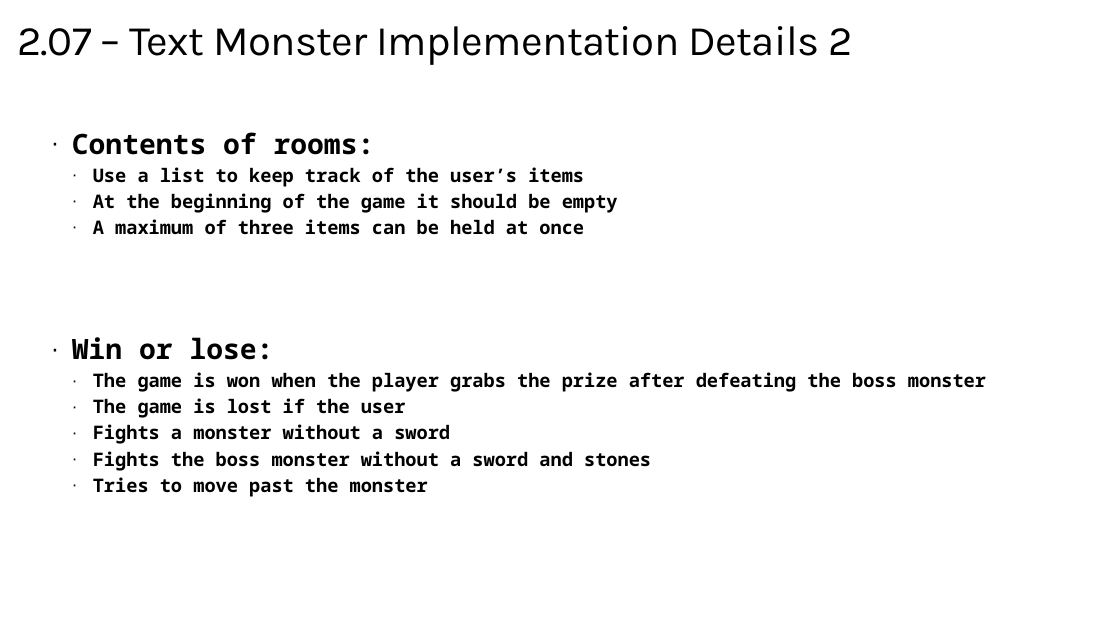
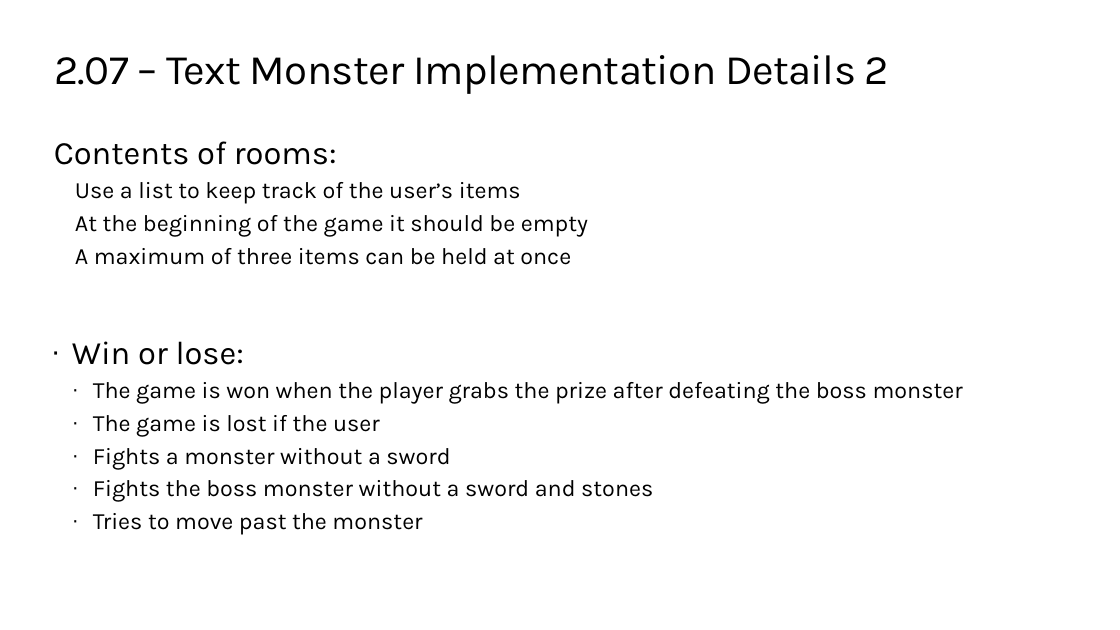
Before and after one commit to TEALSK12/2nd-semester-introduction-to-computer-science, a slide deck: slide 6 of docs/units/2_unit/slidedecks/Intro Python 2.07 TEALS.pptx. Drawn at 1120x630 pixels with LibreOffice and Linux fonts; fonts in the diff are those of the drawing; background and template pictures are left out. Boxes give left, top, right and bottom in pixels: in the first picture for what was removed or moved away, otherwise in the second. Text is boxed around its words. In the diff, an @@ line names an element or a change of style, - is before the commit and + after.

```diff
--- a/docs/units/2_unit/slidedecks/Intro Python 2.07 TEALS.pptx
+++ b/docs/units/2_unit/slidedecks/Intro Python 2.07 TEALS.pptx
@@ title "2.07 – Text Monster Implementation ...": place and size @@
-title "2.07 – Text Monster Implementation ..." at (17,26,852,65)
+title "2.07 – Text Monster Implementation ..." at (54,55,889,94)
@@ text "Contents of rooms:" at (54,141,588,265): size 24 to 28 pt in "Contents of rooms:"; font Noto Sans Mono to Karla, bold off; size 16 to 20 pt in "Use a list to keep track of ...", "At the beginning of the game it ...", "A maximum of three items can be ..."; bullet · to none @@
@@ text "Win or lose:" at (72,341,963,535): size 24 to 28 pt in "Win or lose:"; font Noto Sans Mono to Karla, bold off, size 16 to 20 pt @@
```
Also in this commit, not shown: 6 other slides changed, 17 other files.
